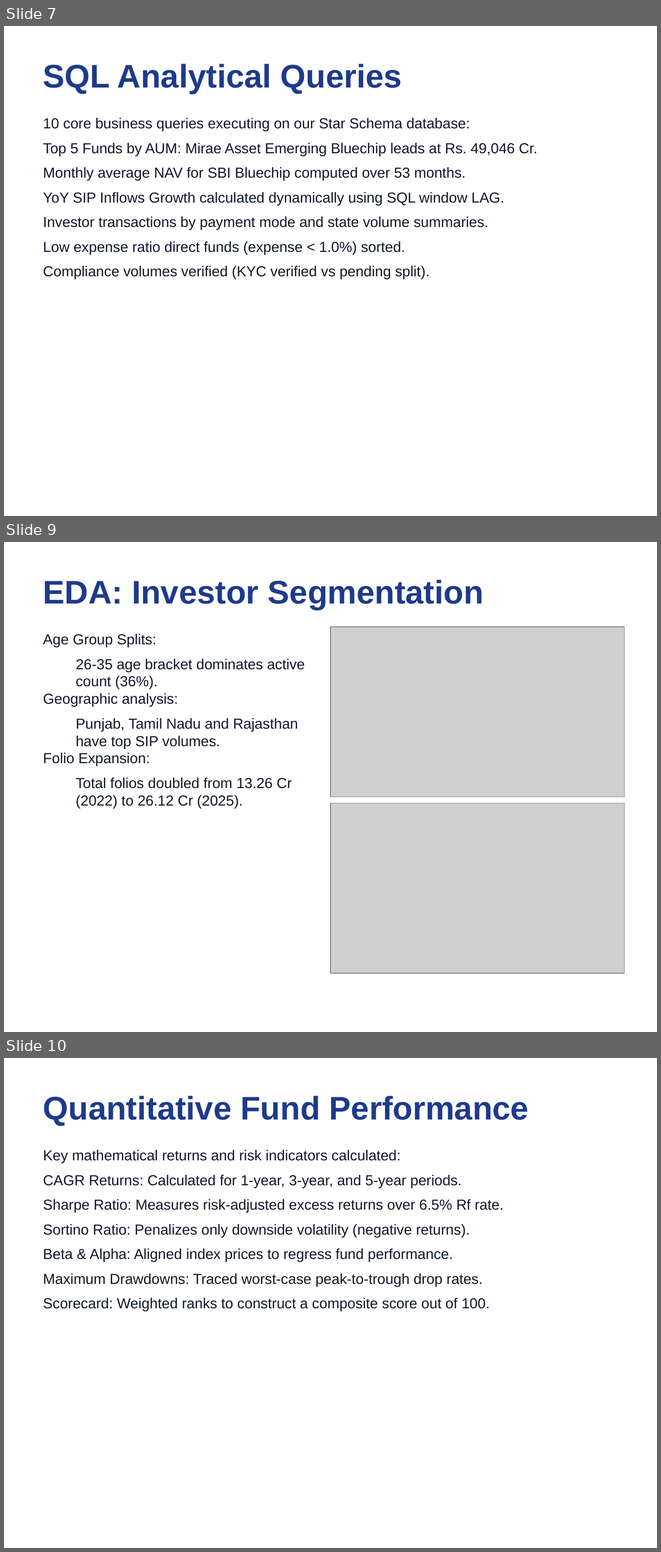
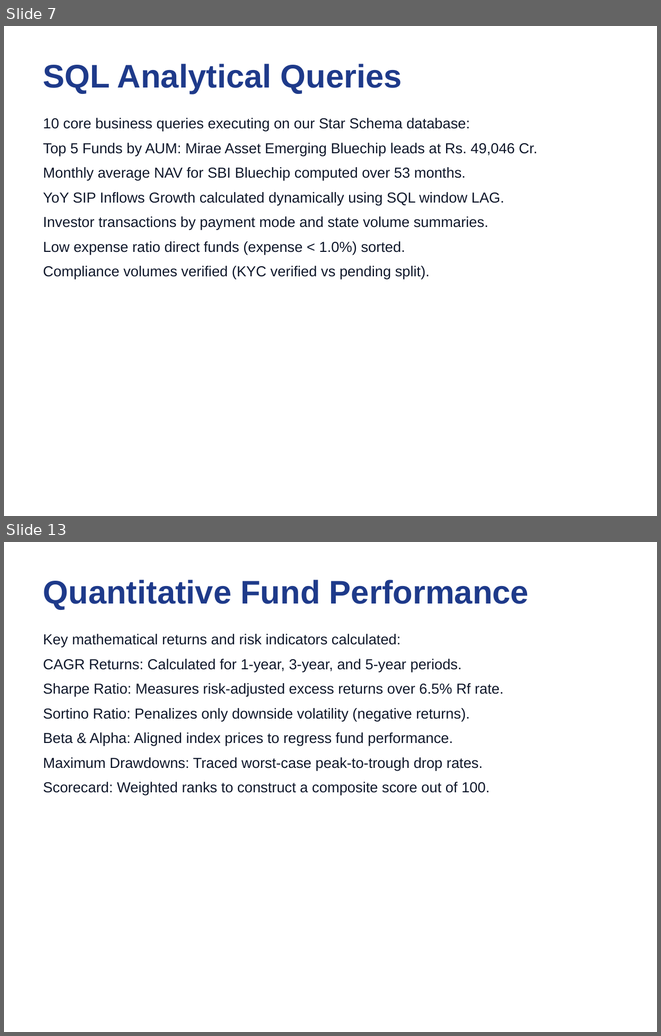
Before and after one commit to vishaalnarigiri/bluestock-mutual-fund-analytics, a slide deck: reports/Presentation.pptx. Shown one above the other, each under a label of ours: slides 7, 9 and 10 before the commit, slides 7 and 13 after it; the slides between them are not shown. The pictures are 661x1552 and 661x1036 pixels, drawn with LibreOffice and Linux fonts; fonts in the diff are those of the drawing; grey boxes stand for pictures. Boxes give left, top, right and bottom in pixels: in the first picture for what was removed or moved away, otherwise in the second. Text is boxed around its words. In the diff, an @@ line names an element or a change of style, - is before the commit and + after.

```diff
--- a/reports/Presentation.pptx
+++ b/reports/Presentation.pptx
@@ slide 9 removed at (x1=4, y1=542, x2=657, y2=1032), background #FFFFFF @@
@@ text removed at (x1=43, y1=580, x2=484, y2=610) @@
-EDA: Investor Segmentation
@@ text removed at (x1=43, y1=634, x2=305, y2=809) @@
-Age Group Splits:
-  26-35 age bracket dominates active count (36%).
-Geographic analysis:
-  Punjab, Tamil Nadu and Rajasthan have top SIP volumes.
-Folio Expansion:
-  Total folios doubled from 13.26 Cr (2022) to 26.12 Cr (2025).
@@ picture removed at (x1=330, y1=627, x2=624, y2=796) @@
@@ picture removed at (x1=330, y1=803, x2=624, y2=973) @@
@@ what was slide 10 is now slide 13 @@
```
Also in this commit, not shown: 5 slides added, 1 other slide removed, 51 other files.
